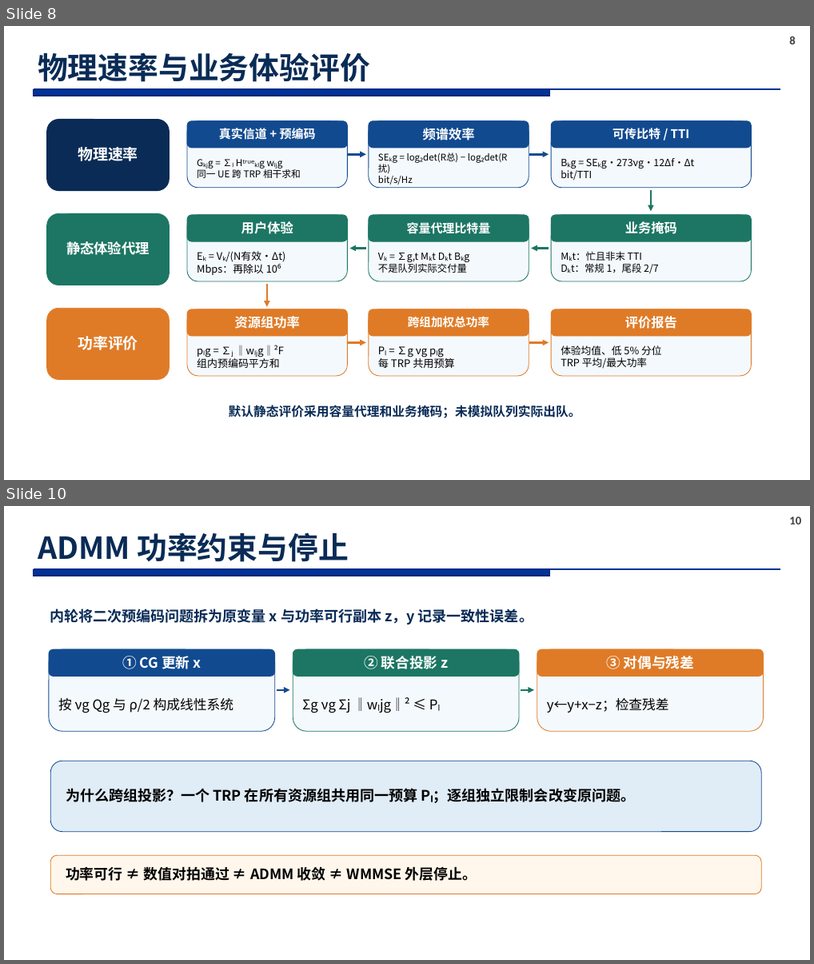
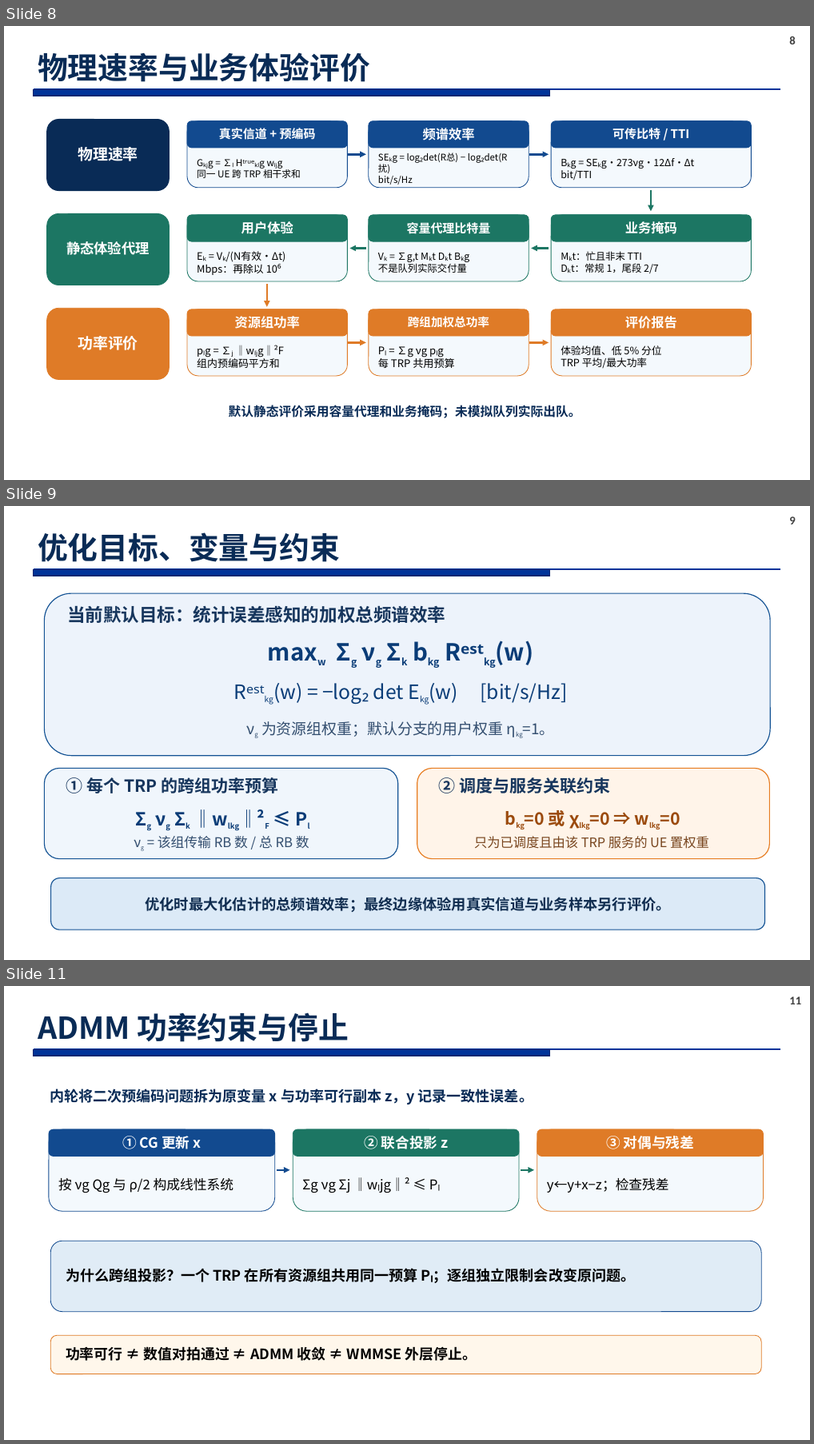
Before and after one commit to soysoybean0924-hash/CF-MultiTRP-Optimization, a slide deck: docs/research_ppt_20261020/CHASI_研究汇报_研究计划表达_20261020.pptx. Shown one above the other, each under a label of ours: slides 8 and 10 before the commit, slides 8, 9 and 11 after it; the slides between them are not shown. The pictures are 814x964 and 814x1444 pixels, drawn with LibreOffice and Linux fonts; fonts in the diff are those of the drawing; background and template pictures are left out. Boxes give left, top, right and bottom in pixels: in the first picture for what was removed or moved away, otherwise in the second. Text is boxed around its words. In the diff, an @@ line names an element or a change of style, - is before the commit and + after.

```diff
--- a/docs/research_ppt_20261020/CHASI_研究汇报_研究计划表达_20261020.pptx
+++ b/docs/research_ppt_20261020/CHASI_研究汇报_研究计划表达_20261020.pptx
@@ slide 9 added at <box>4,506,810,960</box>, background #FFFFFF; not listed: 3 template elements that a slide beside it also shows @@
@@ title added at <box>38,532,340,562</box>, 36 pt, text #092B56, bold @@
+优化目标、变量与约束
@@ rounded rectangle added at <box>45,593,771,756</box>, fill #EDF3FB, outline #145394 1.1 pt @@
@@ text added at <box>67,606,446,623</box>, 21.5 pt, text #17365D, bold @@
+当前默认目标：统计误差感知的加权总频谱效率
@@ text added at <box>318,660,326,665</box>, 28 pt, text #0A3C77, bold @@
+maxw Σg νg Σk bkg Rᵉˢᵗkg(w)
@@ text added at <box>274,683,568,703</box>, 23.5 pt, text #0A3C77 @@
+Rᵉˢᵗkg(w) = −log₂ det Ekg(w) [bit/s/Hz]
@@ text added at <box>262,721,555,736</box>, 18 pt, text #334E6F @@
+νg 为资源组权重；默认分支的用户权重 ηkg=1。
@@ rounded rectangle added at <box>45,768,398,859</box>, fill #F0F6FC, outline #145394 1.1 pt @@
@@ rounded rectangle added at <box>418,768,770,859</box>, fill #FFF4E9, outline #E77C20 1.1 pt @@
@@ text added at <box>66,777,278,793</box>, 20 pt, text #17365D, bold @@
+① 每个 TRP 的跨组功率预算
@@ text added at <box>439,777,610,793</box>, 20 pt, text #17365D, bold @@
+② 调度与服务关联约束
@@ text added at <box>58,804,389,833</box>, 21.5 pt, text #0A3C77, bold @@
+Σg νg Σk ‖wlkg‖²F ≤ Pl
@@ text added at <box>525,810,680,826</box>, 20.3 pt, text #9B4A0D, bold @@
+bkg=0 或 χlkg=0 ⇒ wlkg=0
@@ text added at <box>158,836,310,848</box>, 16 pt, text #334E6F @@
+νg = 该组传输 RB 数 / 总 RB 数
@@ text added at <box>474,836,710,848</box>, 15.5 pt, text #78461F @@
+只为已调度且由该 TRP 服务的 UE 置权重
@@ rounded rectangle added at <box>51,878,766,929</box>, fill #DCEAF7, outline #145394 1.1 pt, 17.4 pt, text #102D50, bold @@
+优化时最大化估计的总频谱效率；最终边缘体验用真实信道与业务样本另行评价。
@@ what was slide 10 is now slide 11 @@
@@ page number at <box>790,996,802,1004</box>: text changed @@
-10
+11
```
Also in this commit, not shown: 1 other slide added, 1 slide removed.
